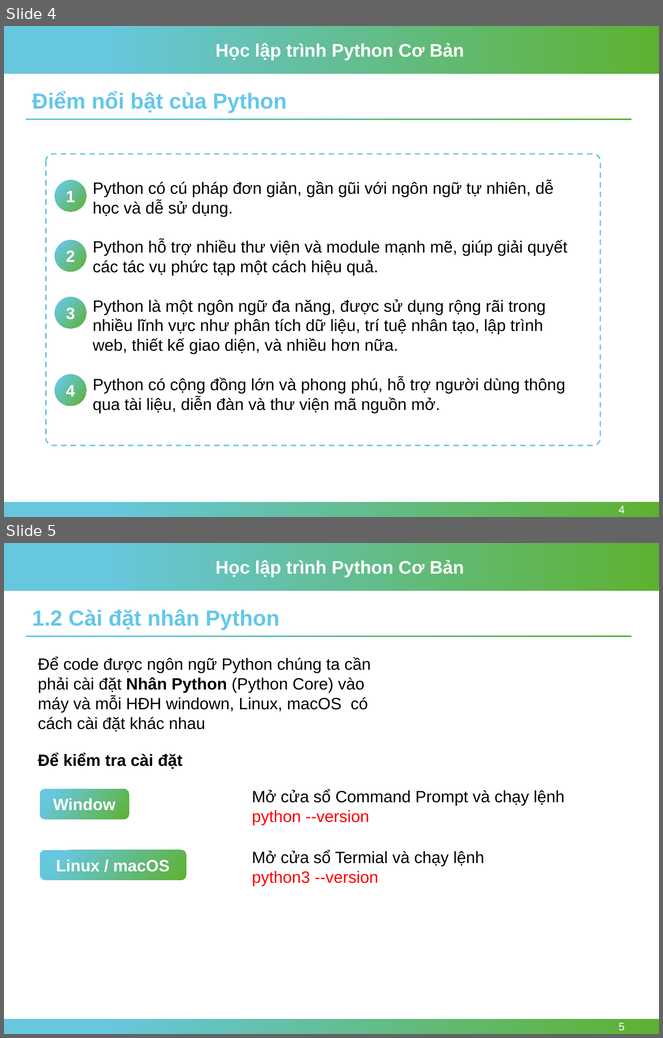
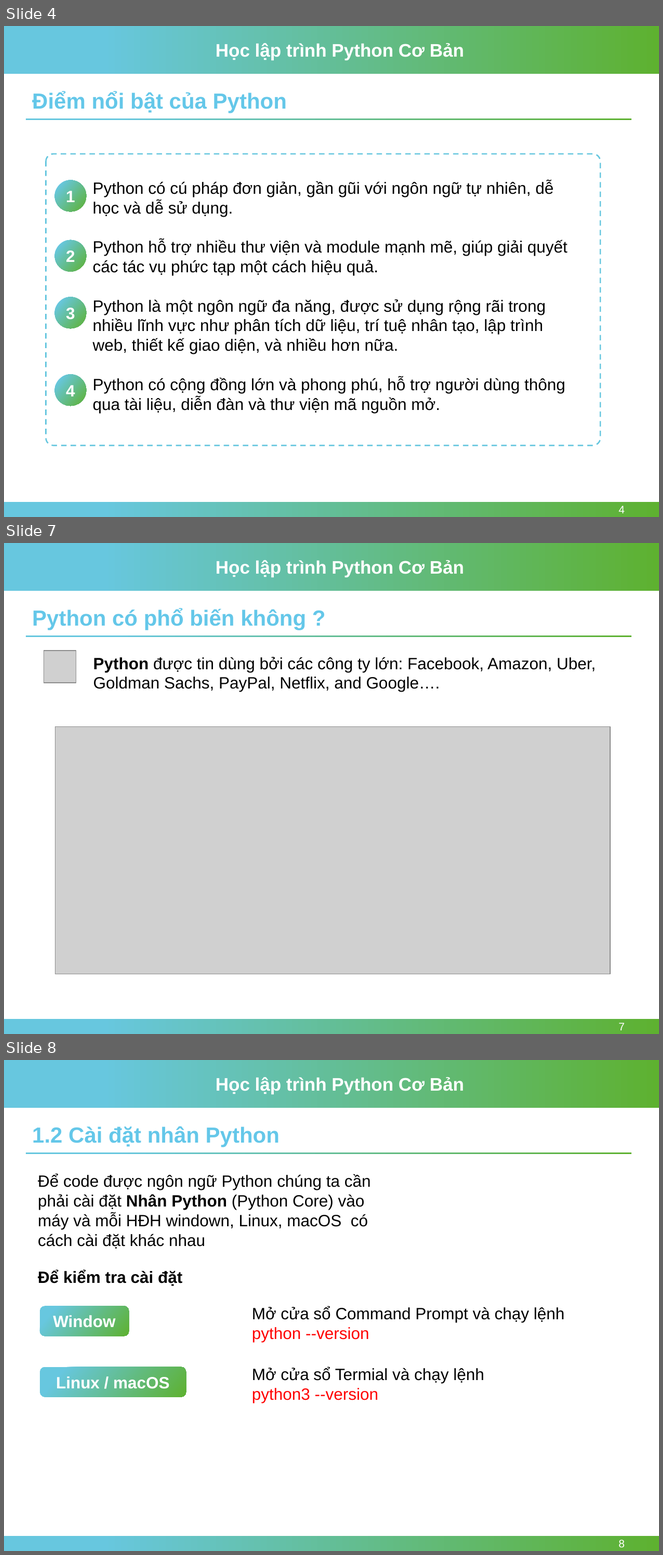
Before and after one commit to nhannn87dn/Learn-Python-Basic, a slide deck: 01-Lessions/Session-01-Getting-Started/Session-01-Getting-Started-Python.pptx. Shown one above the other, each under a label of ours: slides 4 and 5 before the commit, slides 4, 7 and 8 after it; the slides between them are not shown. The pictures are 663x1038 and 663x1555 pixels, drawn with LibreOffice and Linux fonts; fonts in the diff are those of the drawing; grey boxes stand for pictures; background and template pictures are left out. Boxes give left, top, right and bottom in pixels: in the first picture for what was removed or moved away, otherwise in the second. Text is boxed around its words. In the diff, an @@ line names an element or a change of style, - is before the commit and + after.

```diff
--- a/01-Lessions/Session-01-Getting-Started/Session-01-Getting-Started-Python.pptx
+++ b/01-Lessions/Session-01-Getting-Started/Session-01-Getting-Started-Python.pptx
@@ slide 7 added at (4, 543, 659, 1034), background #FFFFFF; not listed: 4 template elements that a slide beside it also shows @@
@@ text added at (32, 609, 306, 630), 24 pt, text #64C7E9, bold @@
+Python có phổ biến không ?
@@ picture added at (44, 651, 76, 682) @@
@@ text added at (93, 657, 596, 692), 18 pt, text #000000 @@
+Python được tin dùng bởi các công ty lớn: Facebook, Amazon, Uber, Goldman Sachs, PayPal, Netflix, and Google….
@@ picture added at (55, 727, 610, 975) @@
@@ page number added at (619, 1023, 625, 1031), 12 pt, text #FFFFFF @@
+7
@@ what was slide 5 is now slide 8 @@
@@ page number at (619, 1540, 625, 1548): text changed @@
-5
+8
```
Also in this commit, not shown: 1 slide changed, 2 other slides added, 12 other files.
